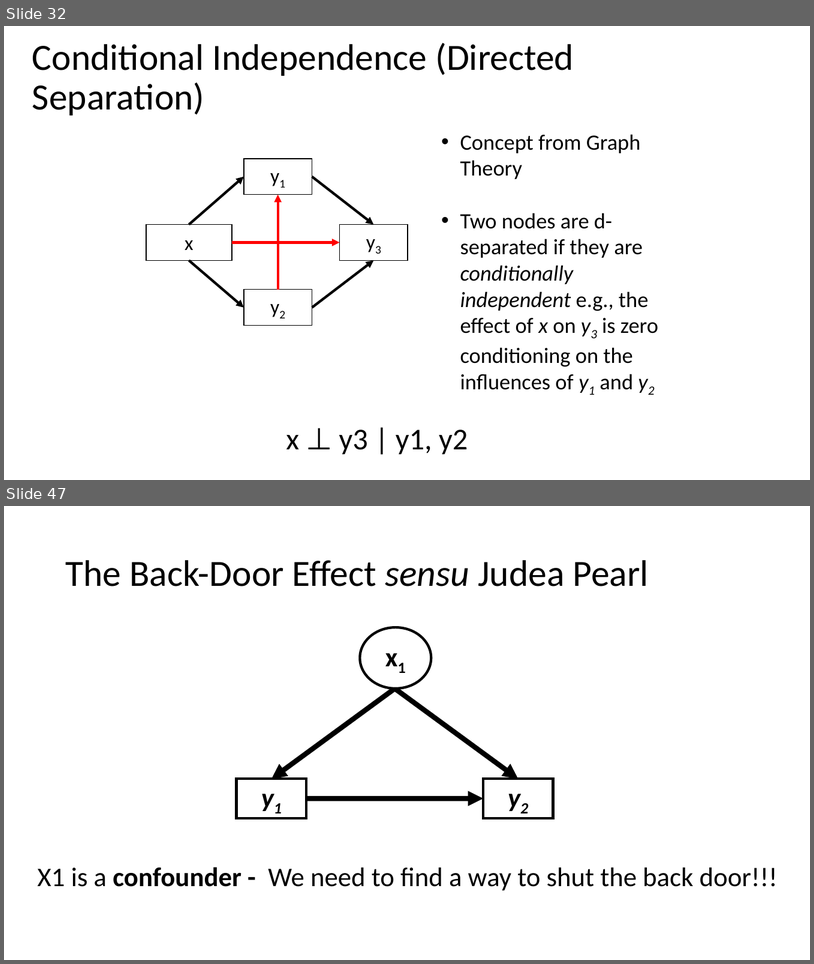
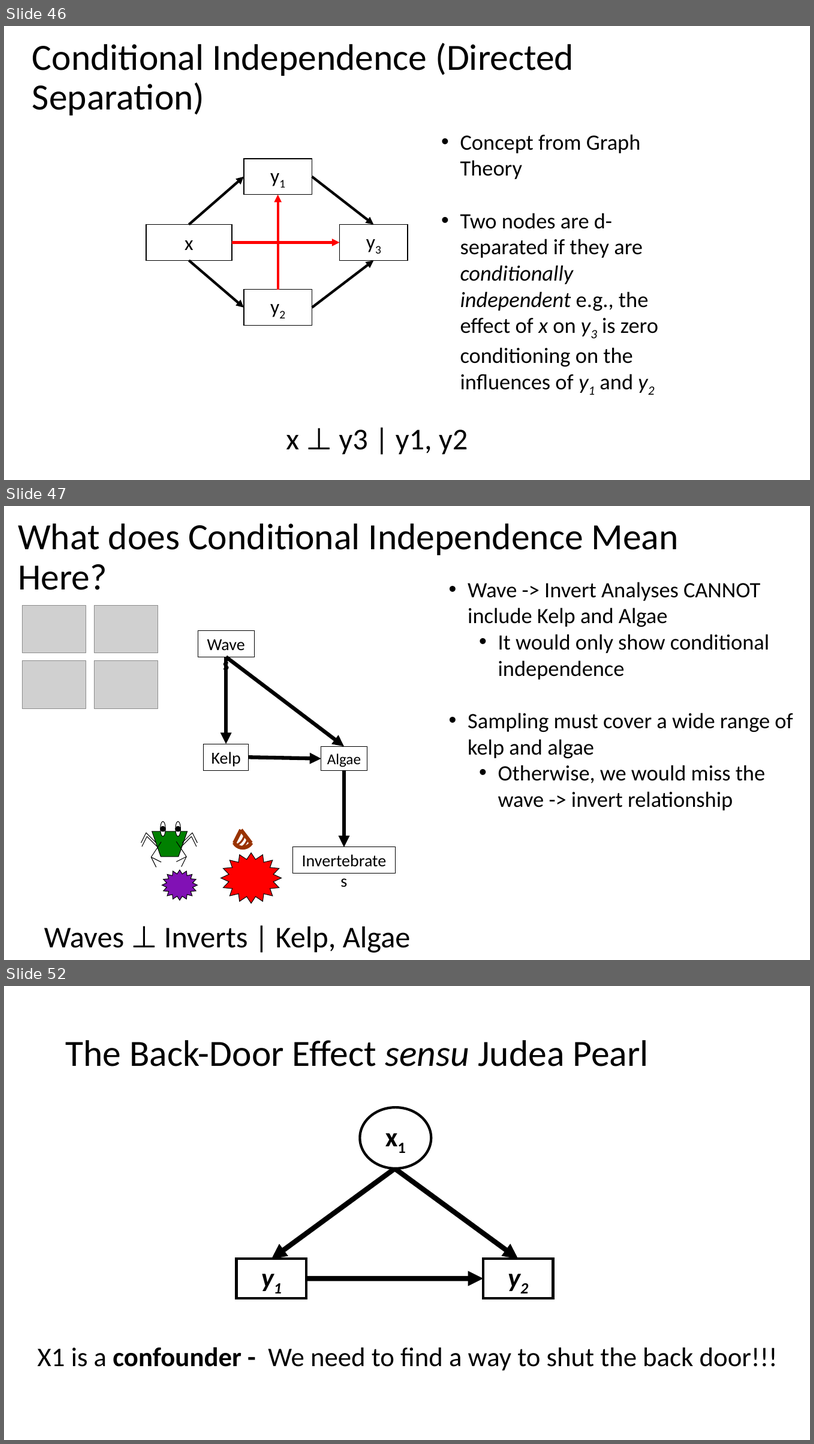
Before and after one commit to biol607/biol607.github.io, a slide deck: lectures/causal_diagrams.pptx. Shown one above the other, each under a label of ours: slides 32 and 47 before the commit, slides 46, 47 and 52 after it; the slides between them are not shown. The pictures are 814x964 and 814x1444 pixels, drawn with LibreOffice and Linux fonts; fonts in the diff are those of the drawing; grey boxes stand for pictures. Boxes give left, top, right and bottom in pixels: in the first picture for what was removed or moved away, otherwise in the second. Text is boxed around its words. In the diff, an @@ line names an element or a change of style, - is before the commit and + after.

```diff
--- a/lectures/causal_diagrams.pptx
+++ b/lectures/causal_diagrams.pptx
@@ slide 47 added at [4,506,810,960], background #FFFFFF @@
@@ title added at [18,523,679,590], 44 pt, text #000000 @@
+What does Conditional Independence Mean Here?
@@ text added at [468,582,793,810], 26 pt, text #000000 @@
+• Wave -> Invert Analyses CANNOT include Kelp and Algae
+  • It would only show conditional independence
+• Sampling must cover a wide range of kelp and algae
+  • Otherwise, we would miss the wave -> invert relationship
@@ rectangle added at [198,631,254,657], outline #000000 0.75 pt, 20 pt, text #000000 @@
+Waves
@@ group added at [22,605,158,709]: 4 pictures @@
@@ arrow added from (226, 657) to (226, 744), #000000 4.5 pt @@
@@ arrow added from (226, 657) to (344, 746), #000000 4.5 pt @@
@@ rectangle added at [204,744,249,771], outline #000000 0.75 pt, 20 pt, text #000000 @@
+Kelp
@@ arrow added from (249, 757) to (321, 758), #000000 4.5 pt @@
@@ rectangle added at [321,746,368,771], fill #FFFFFF, outline #000000 0.75 pt, 18 pt, text #000000 @@
+Algae
@@ arrow added from (344, 771) to (344, 847), #000000 4.5 pt @@
@@ group added at [141,821,282,903]: 16 lines, 4 freeform shapes, 4 ellipses, 2 stars @@
@@ rectangle added at [293,847,396,873], outline #000000 0.75 pt, 20 pt, text #000000 @@
+Invertebrates
@@ text added at [164,926,411,952], 36 pt, text #000000 @@
+Waves ⊥ Inverts | Kelp, Algae
@@ what was slide 32 is now slide 46 @@
@@ what was slide 47 is now slide 52 @@
```
Also in this commit, not shown: 16 slides changed, 18 other slides added, 5 slides removed.
